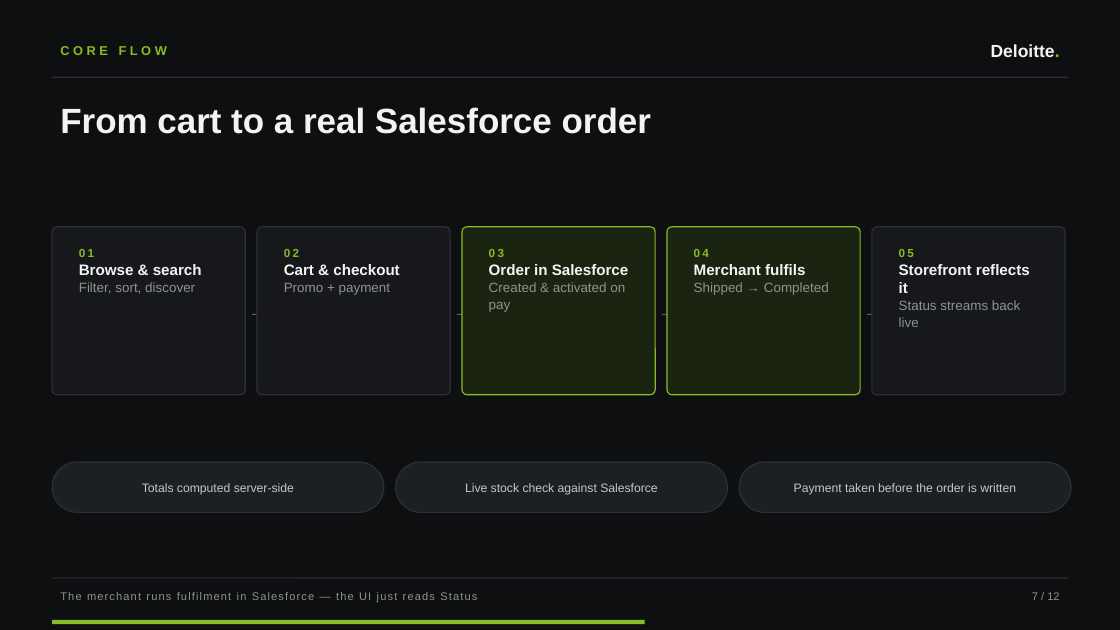
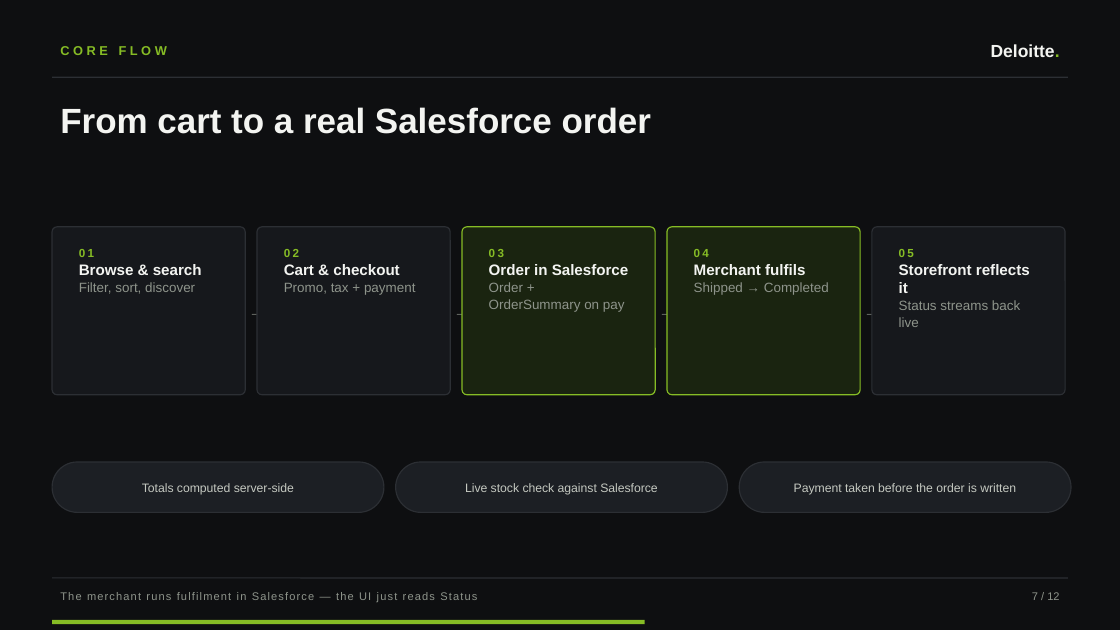
Before and after one commit to Vikaschd04/React_Salesforce_Meridian, a slide deck: slide 7 of docs/Meridian-Overview.pptx. Drawn at 1120x630 pixels with LibreOffice and Linux fonts; fonts in the diff are those of the drawing. Boxes give left, top, right and bottom in pixels: in the first picture for what was removed or moved away, otherwise in the second. Text is boxed around its words. In the diff, an @@ line names an element or a change of style, - is before the commit and + after.

```diff
--- a/docs/Meridian-Overview.pptx
+++ b/docs/Meridian-Overview.pptx
@@ text at [284, 249, 415, 295]: text changed; size 13 to 11.5 pt; text colour #F3F4F1 to #8E948B; bold off @@
-02
-Cart & checkout
-Promo + payment
+02
+Cart & checkout
+Promo, tax + payment
@@ text at [489, 249, 629, 312]: text changed @@
-03
-Order in Salesforce
-Created & activated on pay
+03
+Order in Salesforce
+Order + OrderSummary on pay
```
Also in this commit, not shown: 2 other slides changed, 1 other file.
